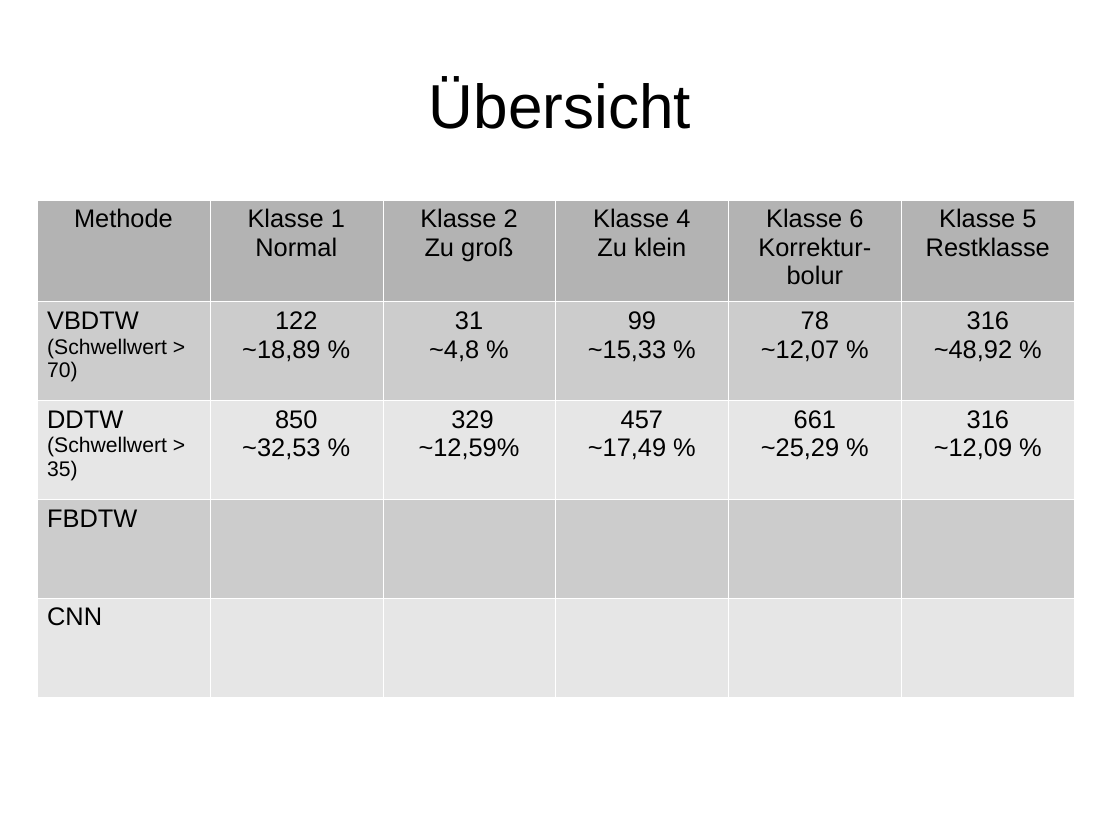
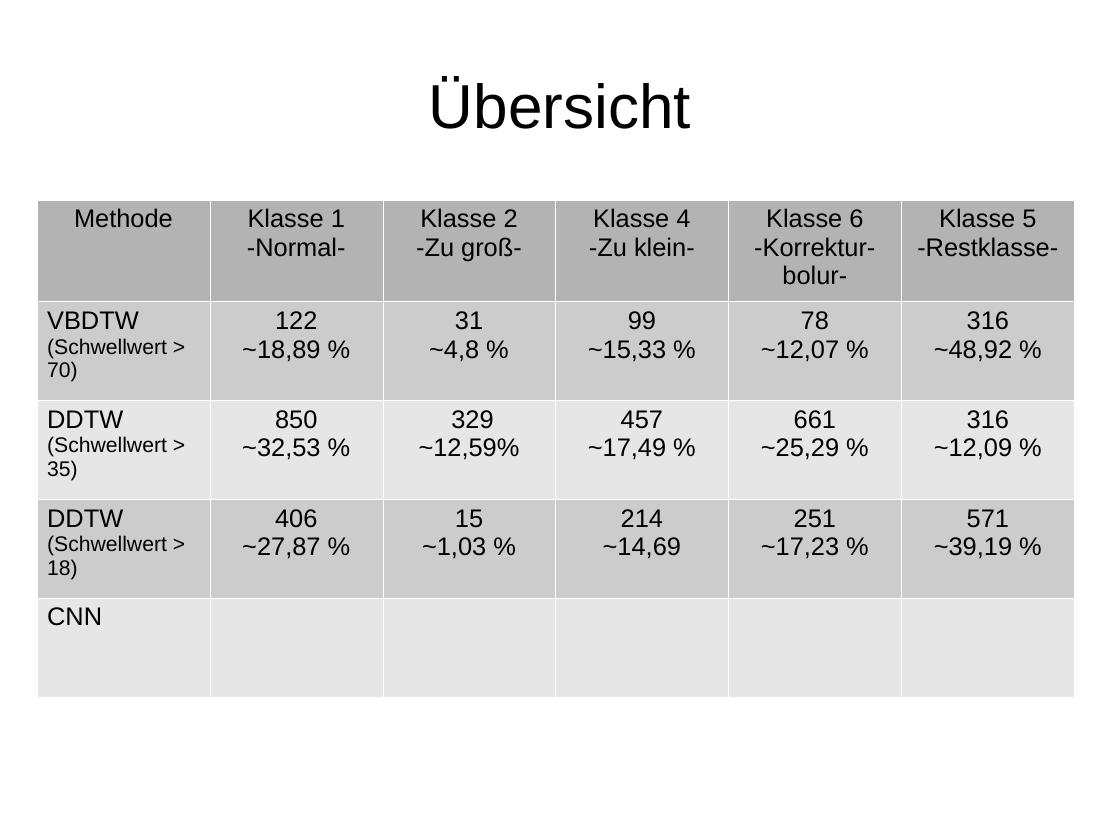
Before and after one commit to HannahSyrek/MTAnalysisOfCGMCurves, a slide deck: slide 5 of presentations/presentation_21_03_18.odp. Drawn at 1120x840 pixels with LibreOffice and Linux fonts; fonts in the diff are those of the drawing. Boxes give left, top, right and bottom in pixels: in the first picture for what was removed or moved away, otherwise in the second. Text is boxed around its words. In the diff, an @@ line names an element or a change of style, - is before the commit and + after.

Commit message:
modified presentation

```diff
--- a/presentations/presentation_21_03_18.odp
+++ b/presentations/presentation_21_03_18.odp
@@ table at (x1=38, y1=200, x2=1074, y2=695) @@
-row 1: Methode | Klasse 1 / Normal | Klasse 2 / Zu groß | Klasse 4 / Zu klein | Klasse 6 / Korrektur-bolur | Klasse 5 / Restklasse
+row 1: Methode | Klasse 1 / -Normal- | Klasse 2 / -Zu groß- | Klasse 4 / -Zu klein- | Klasse 6 / -Korrektur-bolur- | Klasse 5 / -Restklasse-
-row 4: FBDTW |  |  |  |  | 
+row 4: DDTW / (Schwellwert > 18) | 406 / ~27,87 % | 15 / ~1,03 % | 214 / ~14,69 | 251 / ~17,23 % | 571 / ~39,19 %
```
Also in this commit, not shown: 3 other files.
